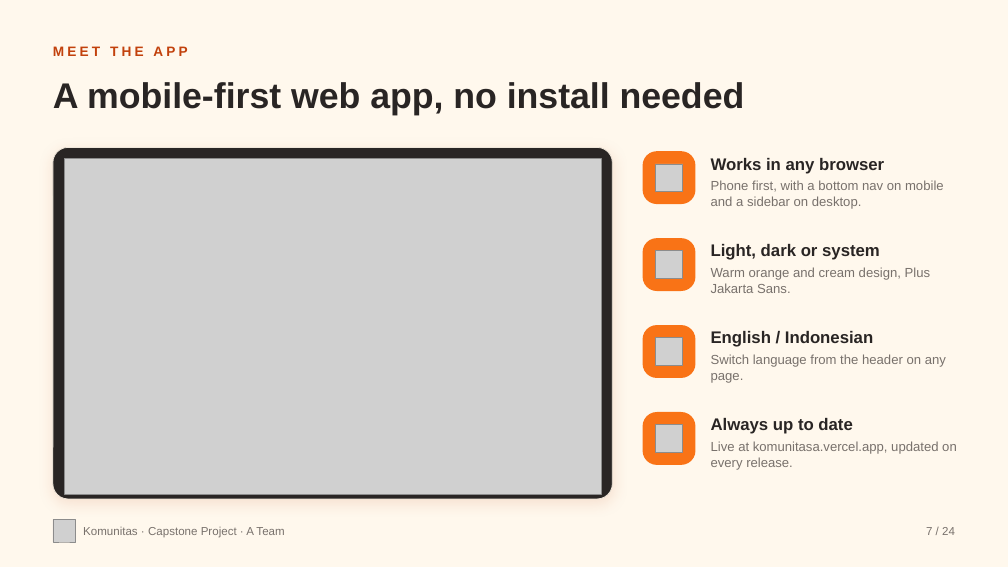
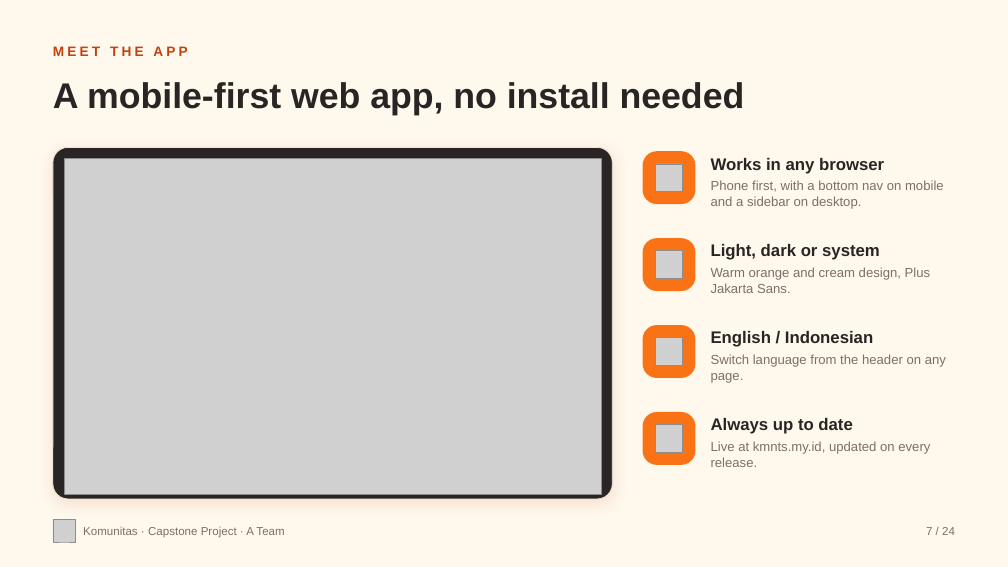
Before and after one commit to NebsPutra/Capstone-Dummy, a slide deck: slide 7 of flyer/komunitas-project-deck.pptx. Drawn at 1008x567 pixels with LibreOffice and Linux fonts; fonts in the diff are those of the drawing; grey boxes stand for pictures. Boxes give left, top, right and bottom in pixels: in the first picture for what was removed or moved away, otherwise in the second. Text is boxed around its words. In the diff, an @@ line names an element or a change of style, - is before the commit and + after.

```diff
--- a/flyer/komunitas-project-deck.pptx
+++ b/flyer/komunitas-project-deck.pptx
@@ text at box(711, 441, 930, 467): text changed @@
-Live at komunitasa.vercel.app, updated on every release.
+Live at kmnts.my.id, updated on every release.
```
Also in this commit, not shown: 3 other slides changed, 15 other files.
